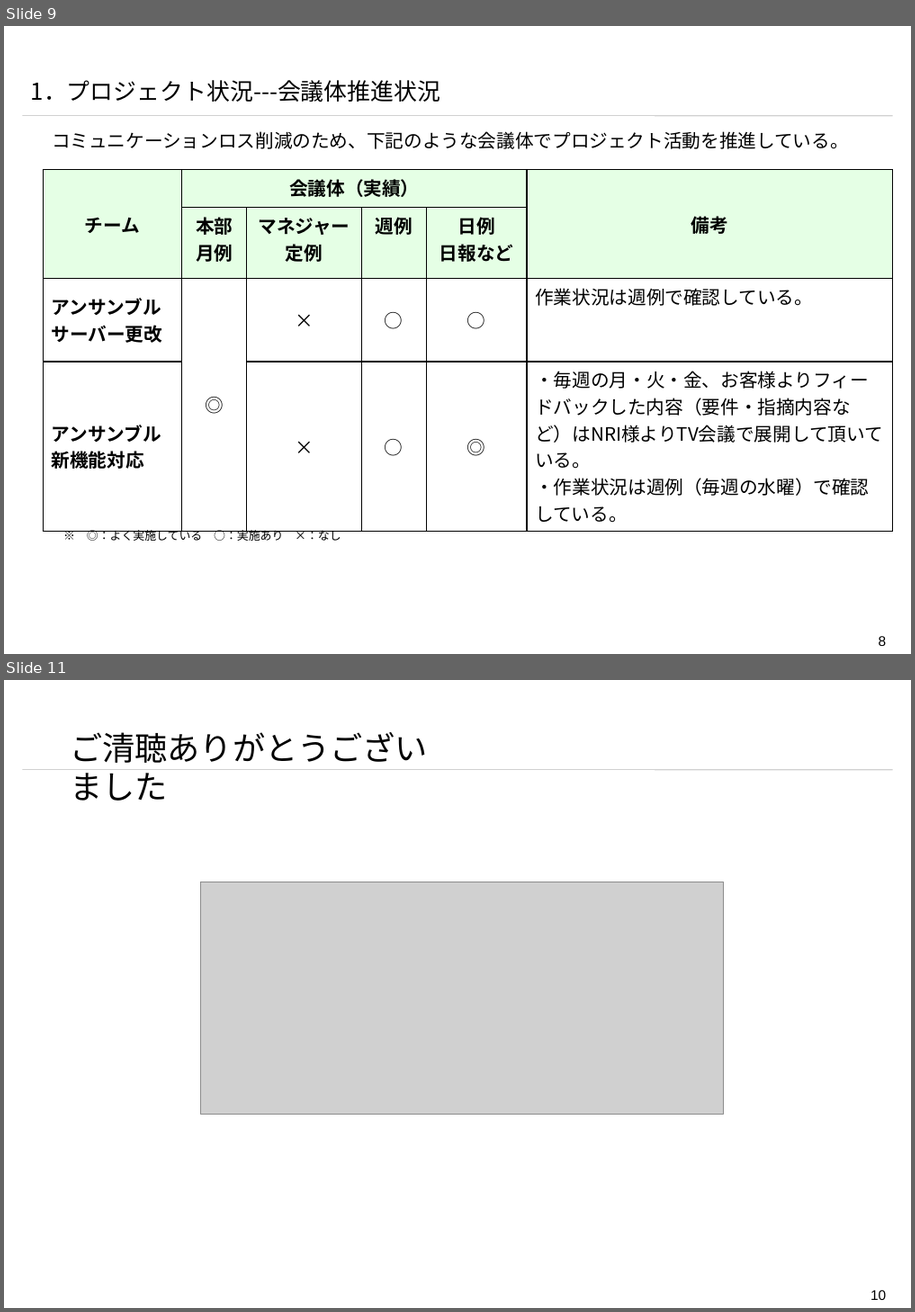
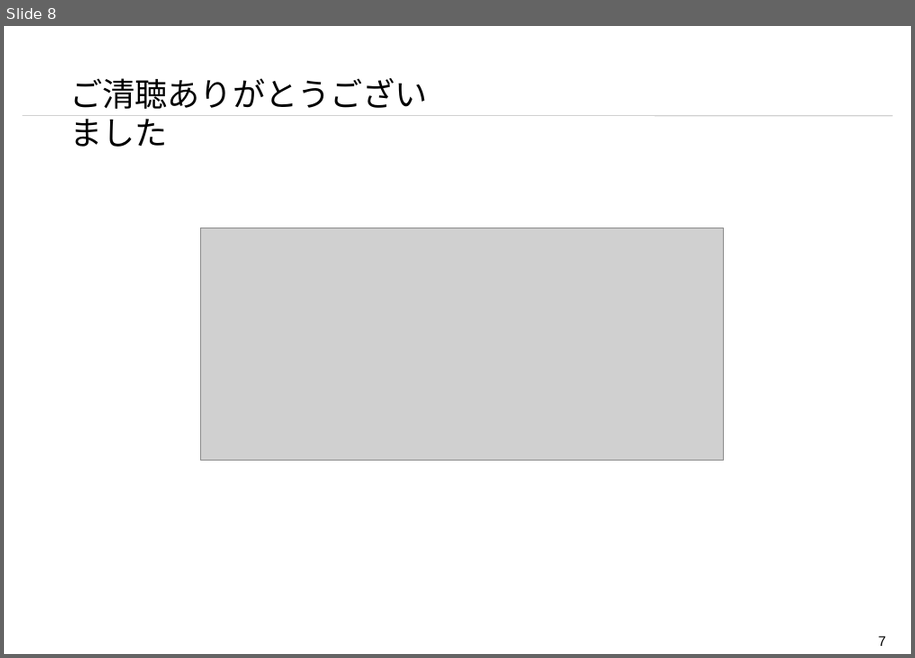
Before and after one commit to yjm821/blog, a slide deck: 【海隆信技開発一部】損保グループ課題の考え.pptx. Shown one above the other, each under a label of ours: slides 9 and 11 before the commit, slide 8 after it; the slides between them are not shown. The pictures are 915x1312 and 915x658 pixels, drawn with LibreOffice and Linux fonts; fonts in the diff are those of the drawing; grey boxes stand for pictures; background and template pictures are left out. Boxes give left, top, right and bottom in pixels: in the first picture for what was removed or moved away, otherwise in the second. Text is boxed around its words. In the diff, an @@ line names an element or a change of style, - is before the commit and + after.

```diff
--- a/【海隆信技開発一部】損保グループ課題の考え.pptx
+++ b/【海隆信技開発一部】損保グループ課題の考え.pptx
@@ slide 9 removed at [4,26,911,654], background #FFFFFF; not listed: 2 template elements that a slide beside it also shows @@
@@ text removed at [31,80,441,102] @@
-1．プロジェクト状況---会議体推進状況
@@ text removed at [52,131,849,149] @@
-コミュニケーションロス削減のため、下記のような会議体でプロジェクト活動を推進している。
@@ table removed at [44,170,893,526], 4 rows, 6 columns @@
-チーム | 会議体（実績） |  |  |  | 備考
- | 本部 / 月例 | マネジャー / 定例 | 週例 | 日例 / 日報など | 
-アンサンブルサーバー更改 | ◎ | × | ○ | ○ | 作業状況は週例で確認している。
-アンサンブル新機能対応 |  | × | ○ | ◎ | ・毎週の月・火・金、お客様よりフィードバックした内容（要件・指摘内容など）はNRI様よりTV会議で展開して頂いている。 / ・作業状況は週例（毎週の水曜）で確認している。
@@ text removed at [87,528,342,541] @@
-※ ◎：よく実施している ○：実施あり ×：なし
@@ what was slide 11 is now slide 8 @@
@@ page number at [879,636,887,646]: text changed @@
-10
+7
```
Also in this commit, not shown: 3 slides changed, 1 slide added, 3 other slides removed.
